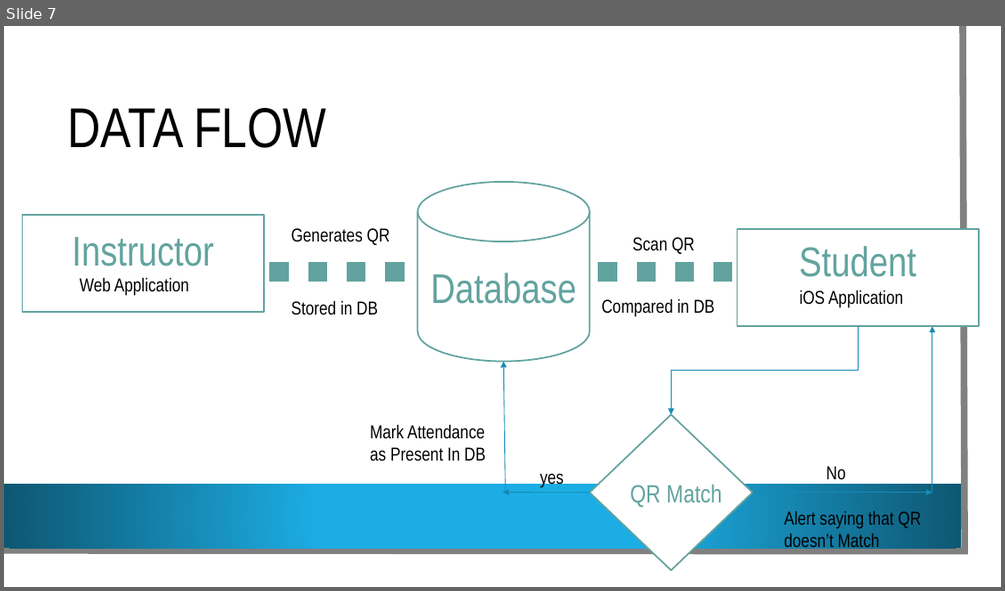
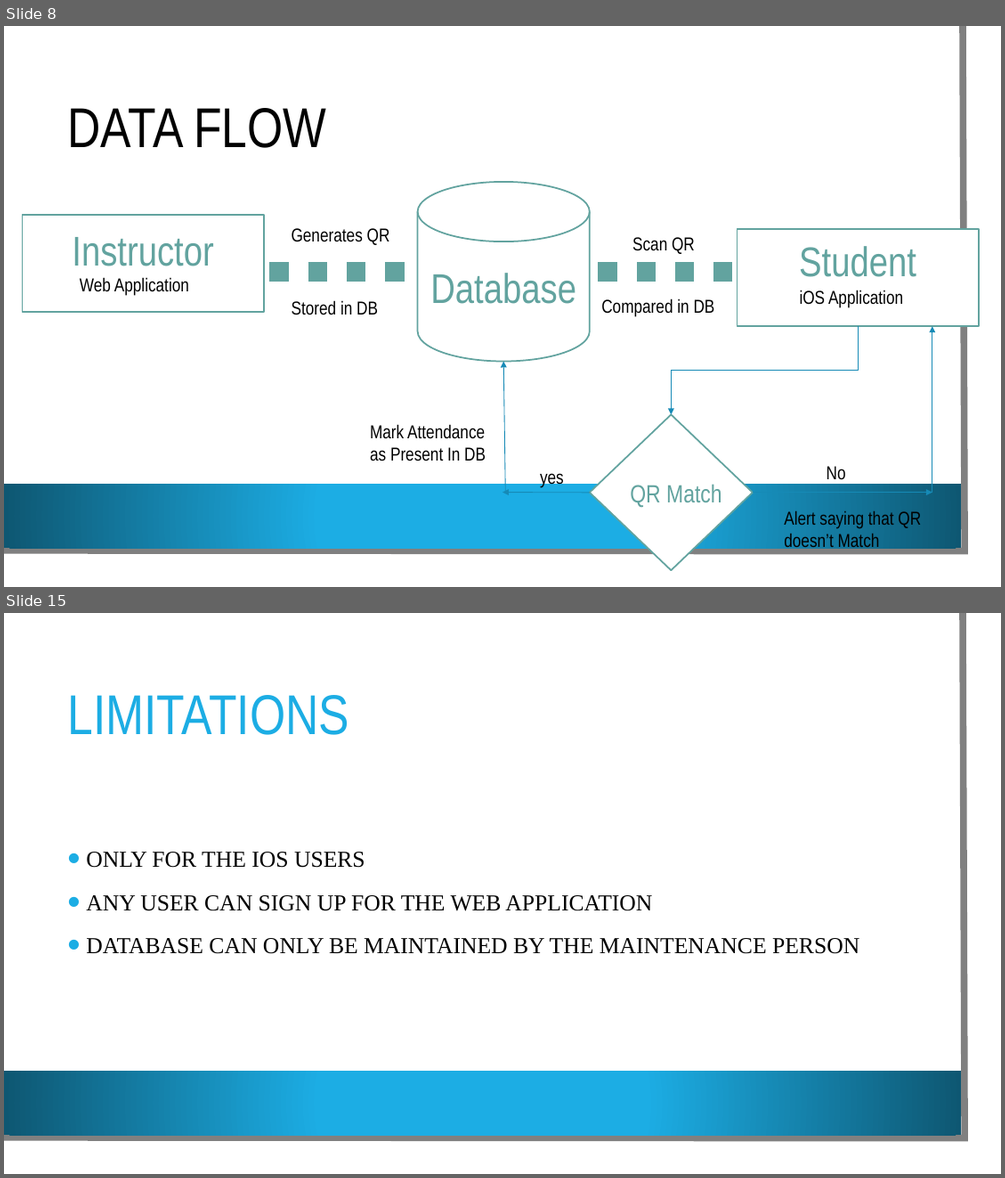
Before and after one commit to VamsiDevalla/Student-Attendance-Tracking, a slide deck: final ppt.pptx. Shown one above the other, each under a label of ours: slide 7 before the commit, slides 8 and 15 after it; the slides between them are not shown. The pictures are 1005x591 and 1005x1178 pixels, drawn with LibreOffice and Linux fonts; fonts in the diff are those of the drawing; background and template pictures are left out. Boxes give left, top, right and bottom in pixels: in the first picture for what was removed or moved away, otherwise in the second. Text is boxed around its words. In the diff, an @@ line names an element or a change of style, - is before the commit and + after.

```diff
--- a/final ppt.pptx
+++ b/final ppt.pptx
@@ slide 15 added at (4, 613, 1001, 1174), background picture (left out); not listed: 3 template elements that a slide beside it also shows @@
@@ title added at (67, 695, 349, 735), 54 pt, text #1CADE4 @@
+LIMITATIONS
@@ text added at (86, 852, 859, 954), 22 pt, text #000000 @@
+• ONLY FOR THE IOS USERS
+• ANY USER CAN SIGN UP FOR THE WEB APPLICATION
+• DATABASE CAN ONLY BE MAINTAINED BY THE MAINTENANCE PERSON
@@ what was slide 7 is now slide 8 @@
```
Also in this commit, not shown: 4 slides changed, 4 other slides added, 1 slide removed.
